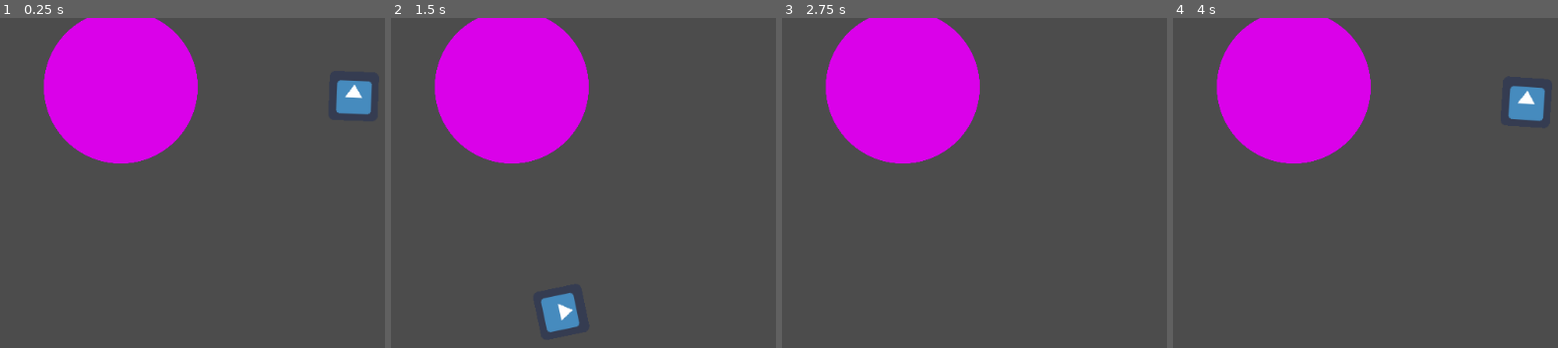
Above: before the commit, frames 1-4 (left to right).
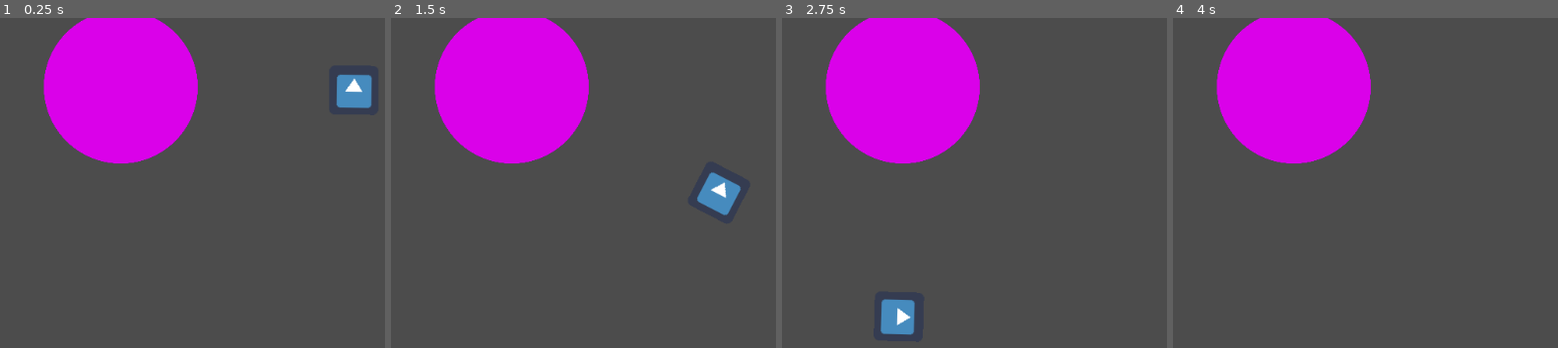
Above: after the commit, the same moments.

Repository: emmdie/MoonGame
Game: Godot game, scene res://scene/Moons/Middlepoint.tscn
Two runs of this game, one before a commit and one after it. Both use one fixed random seed, a clock stepped at 60 frames per second and the inputs below. The project has no main scene, so this scene is started directly. The engine's default icon, where the game draws it, is replaced by a stand-in: a white triangle on a blue panel in a dark square.
Inputs:
- Up to frame 1 (0.25 s): no input
- Up to frame 2 (1.5 s): no input
- Up to frame 3 (2.75 s): no input
- Up to frame 4 (4 s): tap Enter at 3.5 s

The runs differ from the first frame. In frame 1, 0.5% of the frame differs, in the area x 87-97%, y 16-30%; in frame 2, 1.8%, in the area x 38-91%, y 46-96%; in frame 3, 0.9%; in frame 4, 0.9%.

Commit message:
no idea what changed

Diff:
--- a/Middlepoint.gd
+++ b/Middlepoint.gd
@@ -3,10 +3,13 @@
 var gear = 0
 var targetSpeed = 0
 var currentSpeed =0
+var waggons = []
 
 func _process(delta):
 	if(currentSpeed<targetSpeed):
-		currentSpeed += targetSpeed*0.6*delta
+		currentSpeed += targetSpeed*0.3*delta
+	if(currentSpeed>targetSpeed):
+		currentSpeed -= targetSpeed*0.3*delta
 	$Sprite/Pivot.rotation += currentSpeed * delta
 
 
@@ -18,4 +21,4 @@
 func changeGear(amount):
 	if!((gear == -2) && (amount == -1 )||(gear ==2)&&(amount ==1)):
 		gear += amount
-		targetSpeed += amount
+		targetSpeed += amount*0.7
--- a/Train.gd
+++ /dev/null
@@ -1,23 +0,0 @@
-xtends KinematicBody2D
-
-var gear
-export var targetSpeedGear1 = 100
-var currentSpeed
-
-
-
-func _physics_process(delta):
-	changeSpeed()
-
-
-
-func _ready():
-	var gear = 1
-	var currentSpeed = 0
-
-func changeSpeed():
-	if(gear==1):
-		if(currentSpeed < targetSpeedGear1):
-			currentSpeed += targetSpeedGear1/100
-		elif(currentSpeed> targetSpeedGear1):
-			currentSpeed -=targetSpeedGear1/50
